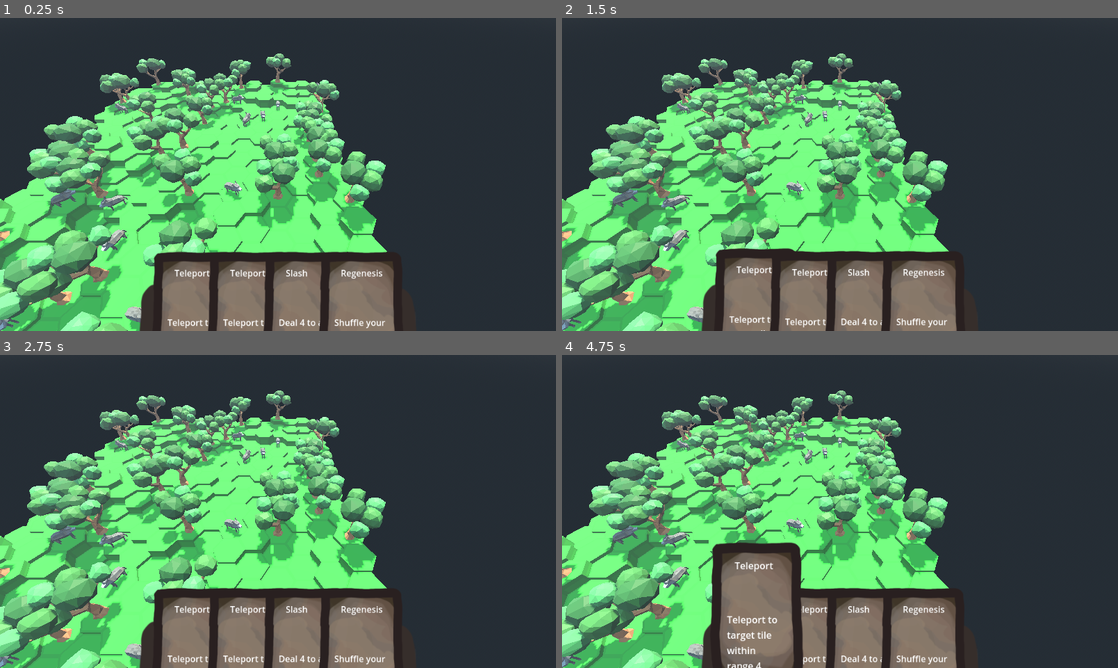
Above: before the commit, frames 1-4 (two rows, left to right).
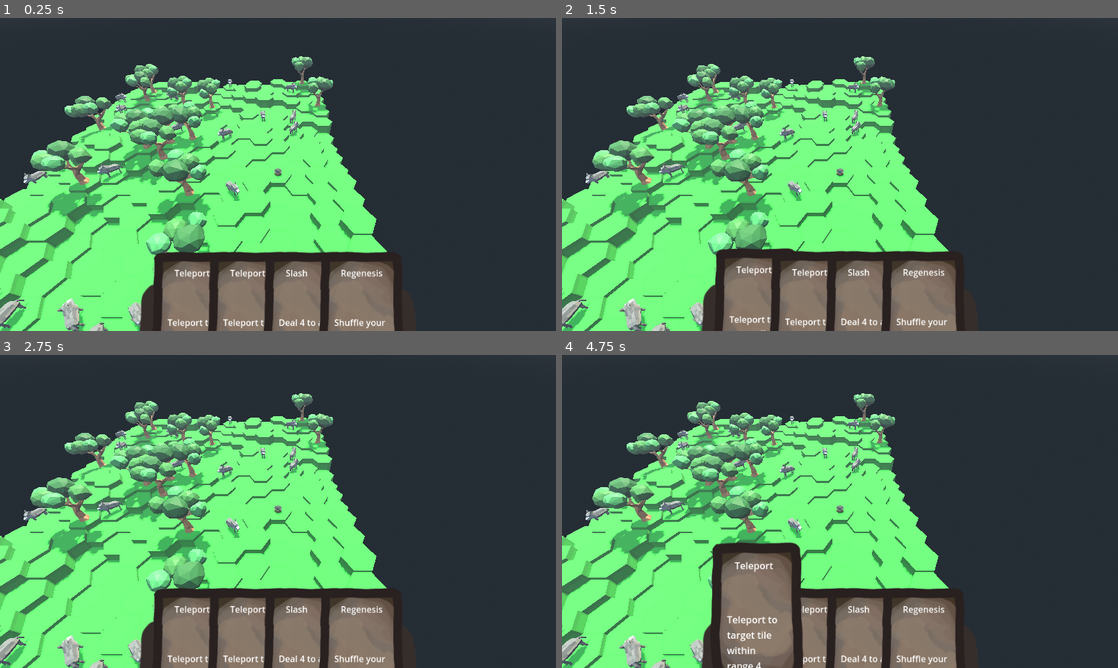
Above: after the commit, the same moments.

Repository: Boyquotes/nomad-realms-expeditions
Game: Godot game, scene res://NREGameContext.tscn
Two runs of this game, one before a commit and one after it. Both use one fixed random seed, a clock stepped at 60 frames per second and the inputs below.
Inputs (mouse positions are in pixels of both pictures, inside the frame that each line leads up to):
- Up to frame 1 (0.25 s): no input
- Up to frame 2 (1.5 s): drag from (840, 136) to (756, 315) at 0.52 s; drag from (728, 190) to (840, 136) at 1.27 s
- Up to frame 3 (2.75 s): tap Enter at 2 s; move the mouse to (333, 442) at 2.02 s; hold Middle mouse button (rotate_camera) from 2.03 s (still down); click (333, 442) at 2.3 s
- Up to frame 4 (4.75 s): release Middle mouse button (rotate_camera) at 2.75 s; tap Space at 2.75, 4.25 s; drag from (812, 574) to (840, 489) at 2.77 s; tap Enter at 3.5 s; move the mouse to (1006, 558) at 3.52 s; click (1006, 558) at 3.6 s; drag from (673, 464) to (756, 652) at 4.27 s

The runs differ from the first frame. In frame 1, 21% of the frame differs, in the area x 0-70%, y 11-100%; in frame 2, 21%; in frame 3, 21%; in frame 4, 20%.

Commit message:
Add target predicates, create WorldPos

Diff:
--- a/NREGameContext.tscn
+++ b/NREGameContext.tscn
@@ -51,5 +51,6 @@
 light_energy = 0.705
 shadow_enabled = true
 
+[connection signal="card_played_event" from="NomadsGameInput" to="NomadsGameLogic" method="_on_nomads_game_input_card_played_event"]
 [connection signal="card_looking_for_target" from="UICardDashboard" to="NomadsGameInput" method="_on_UICardDashboard_card_looking_for_target"]
 [connection signal="card_not_looking_for_target" from="UICardDashboard" to="NomadsGameInput" method="_on_UICardDashboard_card_not_looking_for_target"]
--- a/Scenes/GameInput/NomadsGameInput.gd
+++ b/Scenes/GameInput/NomadsGameInput.gd
@@ -1,5 +1,7 @@
 extends Node3D
 class_name NomadsGameInput
+
+signal card_played_event(card_player, card, card_target)
 
 var card_looking_for_target: WorldCard
 var ui_card_dashboard: UICardDashBoard
@@ -37,29 +39,28 @@
 			if card_target != null:
 				# Unhighlight previous target
 				card_target.highlighted = false
-			card_target = intersected.collider.get_parent()
-			if card_target is Tile:
+			var potential_target = intersected.collider.get_parent()
+			var target_predicate = card_effect.target_predicate
+			if target_predicate != null && target_predicate.call(nomad, potential_target):
+				card_target = intersected.collider.get_parent()
 				card_target.highlighted = true
 			else:
-				card_target.highlighted = true
+				card_target = null
 	detect_card_play()
 
 func detect_card_play():
-	if Input.is_action_just_released("interact"):
-		var card: = card_looking_for_target.card
-		print("You just played a card: ", card_looking_for_target.card.name, \
-			" on ", card_target)
-		card.effect.expression.handle(nomad, card_target)
-		if card_target != null:
-			card_target.highlighted = false
-			card_target = null
-		# TODO: push an event instead of handling logic inside input
-		nomad.card_dashboard.discard.append(card_looking_for_target)
-		var hand: = nomad.card_dashboard.hand
-		hand.remove_at(hand.find(card_looking_for_target))
-		card_looking_for_target.free()
-		card_looking_for_target = null
-		ui_card_dashboard.card_played_cleanup()
+	if !Input.is_action_just_released("interact"):
+		return
+	var card: = card_looking_for_target.card
+	var target_predicate = card.effect.target_predicate
+	if target_predicate != null && !target_predicate.call(nomad, card_target):
+		return
+	emit_signal("card_played_event", nomad, card_looking_for_target, card_target)
+	card_looking_for_target = null
+	ui_card_dashboard.card_played_cleanup()
+	if card_target != null:
+		card_target.highlighted = false
+		card_target = null
 
 func _on_UICardDashboard_card_looking_for_target(card: WorldCard) -> void:
 	card_looking_for_target = card
--- a/Scenes/GameLogic/NomadsGameLogic.gd
+++ b/Scenes/GameLogic/NomadsGameLogic.gd
@@ -29,7 +29,7 @@
 	# Generate a random position to spawn the nomad
 	var z = randi() % world_map.tiles.size()
 	var x = randi() % world_map.tiles[0].size()
-	nomad.position = world_map.tiles[z][x].position
+	nomad.world_pos = WorldPos.new(0, 0, x, z)
 	nomad.position.y += world_map.tiles[z][x].height * Tile.TILE_HEIGHT_SCALE
 	actors.add_child(nomad)
 
@@ -41,6 +41,18 @@
 	var z = randi() % world_map.tiles.size()
 	var x = randi() % world_map.tiles[0].size()
 	actors.add_child(boss)
-	boss.coordinates = Vector2i(x, z)
+	boss.world_pos = WorldPos.new(0, 0, x, z)
 	boss.position.y += world_map.tiles[z][x].height * Tile.TILE_HEIGHT_SCALE + 10
-	print("NomadsGameLogic.gd: BOSS SPAWNED AT ", boss.coordinates, "!")
+	print("NomadsGameLogic.gd: BOSS SPAWNED AT ", boss.world_pos, "!")
+
+
+func _on_nomads_game_input_card_played_event(card_player: CardPlayer, card: WorldCard, card_target):
+	var card_model = card.card
+	print("You just played a card: ", card_model.name, " on ", card_target)
+	card_model.effect.expression.handle(card_player, card_target)
+	# TODO: push an event instead of handling logic inside input
+	card_player.card_dashboard.discard.append(card)
+	var hand: = card_player.card_dashboard.hand
+	hand.remove_at(hand.find(card))
+	card.free()
+	card = null
--- a/Scenes/Map/Tile.gd
+++ b/Scenes/Map/Tile.gd
@@ -12,7 +12,7 @@
 @onready var hexagon: MeshInstance3D = $Hexagon
 
 func initialize(x: int, z: int, h: int, color: Color) -> void:
-	self.coordinates = Vector2i(x, z)
+	self.world_pos = WorldPos.new(0, 0, x, z)
 	height = h
 	scale.y = height * TILE_HEIGHT_SCALE
 
--- a/Scenes/Map/WorldMap.gd
+++ b/Scenes/Map/WorldMap.gd
@@ -28,39 +28,19 @@
 			tile.set_name("Tile" + str(x) + "_" + str(z))
 			add_child(tile)
 			tiles[-1].append(tile)
-			generate_tree(x, z, tile)
 
 func generate_actors() -> void:
 	for z in range(16):
 		for x in range(16):
 			var tile: Tile = tiles[z][x]
-			var rand: = randi() % 20
+			var rand: = randi() % 15
 			if rand == 0:
 				var tree: TreeActor = tree_scene.instantiate()
-				var position = Vector2(x, z)
-				tree.position.x = 1.5 * x
+				tree.world_pos = WorldPos.new(0, 0, x, z)
 				tree.position.y = tile.scale.y
-				tree.position.z = sqrt(3) * z
-				if x % 2 == 1:
-					tree.position.z += sqrt(3) * 0.5
 				add_child(tree)
 			elif rand == 1:
 				var wolf: WolfActor = wolf_scene.instantiate()
-				var position = Vector2(x, z)
-				wolf.position.x = 1.5 * x
+				wolf.world_pos = WorldPos.new(0, 0, x, z)
 				wolf.position.y = tile.scale.y
-				wolf.position.z = sqrt(3) * z
-				if x % 2 == 1:
-					wolf.position.z += sqrt(3) * 0.5
 				add_child(wolf)
-
-func generate_tree(x, z, tile) -> void:
-	if randi() % 10 == 0:
-		var tree: TreeActor = tree_scene.instantiate()
-		var position = Vector2(x, z)
-		tree.position.x = 1.5 * x
-		tree.position.y = tile.scale.y
-		tree.position.z = sqrt(3) * z
-		if x % 2 == 1:
-			tree.position.z += sqrt(3) * 0.5
-		add_child(tree)
--- a/Scenes/Model/Card/CardEffect.gd
+++ b/Scenes/Model/Card/CardEffect.gd
@@ -7,7 +7,7 @@
 
 # A mask
 var target_type: int
-var target_predicate
+var target_predicate # Callable, aka Function in Java
 var expression: CardExpression
 
 func _init(target_type: int, target_predicate, expression: CardExpression):
--- a/Scenes/Model/Card/Expression/TeleportExpression.gd
+++ b/Scenes/Model/Card/Expression/TeleportExpression.gd
@@ -4,5 +4,5 @@
 func handle(player: CardPlayer, target: GameObject):
 	print("REEEEE")
 	var tile: = target as Tile
-	player.coordinates = tile.coordinates
+	player.world_pos = tile.world_pos
 	player.position.y = tile.scale.y
--- a/Scenes/Model/Card/GameCards.gd
+++ b/Scenes/Model/Card/GameCards.gd
@@ -7,10 +7,14 @@
 # target_type: int, target_predicate: Callable, expression: CardExpression
 var TELEPORT: = GameCard.new("Teleport", 1, \
 	"Teleport to target tile within range 4", BASIC, \
-	CardEffect.new(0b0001, null, TeleportExpression.new()))
+	CardEffect.new(0b0001, range_predicate(4), TeleportExpression.new()))
 var REGENESIS: = GameCard.new("Regenesis", 10, \
 	"Shuffle your discard into your deck", BASIC, \
 	CardEffect.new(0b0000, null, RegenesisExpression.new()))
 var SLASH: = GameCard.new("Slash", 1, \
 	"Deal 4 to a target within range 2", BASIC, \
-	CardEffect.new(0b1110, null, MeleeDamageExpression.new(4)))
+	CardEffect.new(0b1110, range_predicate(2), MeleeDamageExpression.new(4)))
+
+func range_predicate(range: int) -> Callable:
+	return func(cp, ct):
+		return ct != null && ct.world_pos.distance_to(cp.world_pos) <= range
--- a/Scenes/Model/GameObject/GameObject.gd
+++ b/Scenes/Model/GameObject/GameObject.gd
@@ -3,10 +3,15 @@
 
 var id: int
 
-var coordinates: Vector2i : set = set_coordinates
+var world_pos: WorldPos : set = set_world_pos
 
-func set_coordinates(c: Vector2i) -> void:
-	coordinates = c
-	position.x = 1.5 * c.x
+func set_world_pos(pos: WorldPos) -> void:
+	world_pos = pos
+	var tx: = pos.tile_pos.x
+	var ty: = pos.tile_pos.y
+	var net_x: int = pos.chunk_pos.x * 16 + tx
+	var net_y: int = pos.chunk_pos.y * 16 + ty
+
+	position.x = 1.5 * net_x
 	# Offset y by half a tile if x is odd
-	position.z = sqrt(3) * (c.y + 0.5 * (c.x % 2))
+	position.z = sqrt(3) * (net_y + 0.5 * (tx % 2))
--- a/Scenes/Model/GameObject/Nomad.gd
+++ b/Scenes/Model/GameObject/Nomad.gd
@@ -23,10 +23,13 @@
 	if camera_target_pivot.position.length_squared() < 0.0001:
 		camera_target_pivot.position = Vector3.ZERO
 
-func set_coordinates(c: Vector2i) -> void:
-	var prev_cam_target_pos = camera_target_pivot.global_position
-	super.set_coordinates(c)
-	camera_target_pivot.global_position = prev_cam_target_pos
+func set_world_pos(pos: WorldPos) -> void:
+	if is_inside_tree():
+		var prev_cam_target_pos = camera_target_pivot.global_position
+		super.set_world_pos(pos)
+		camera_target_pivot.global_position = prev_cam_target_pos
+	else:
+		super.set_world_pos(pos)
 
 
 func set_highlighted(h: bool) -> void:
--- /dev/null
+++ b/Scenes/Model/WorldPos.gd
@@ -0,0 +1,37 @@
+extends Object
+class_name WorldPos
+
+var chunk_pos: Vector2i
+var tile_pos: Vector2i
+
+func _init(cx, cy, tx, ty):
+	chunk_pos = Vector2i(cx, cy)
+	tile_pos = Vector2i(tx, ty)
+
+func shifted() -> bool:
+	return tile_pos.x % 2 == 1
+
+func distance_to(other: WorldPos) -> int:
+	var diff: = other.tile_pos - tile_pos + (other.chunk_pos - chunk_pos) * 16
+	var absDiffX: int = abs(diff.x)
+
+	var yDiffAchievedGoingAlongX: int
+	if shifted() == other.shifted():
+		yDiffAchievedGoingAlongX = absDiffX / 2
+	elif shifted():
+		if diff.y < 0:
+			yDiffAchievedGoingAlongX = absDiffX / 2
+		else:
+			yDiffAchievedGoingAlongX = (absDiffX + 1) / 2
+	else:
+		if diff.y < 0:
+			yDiffAchievedGoingAlongX = (absDiffX + 1) / 2
+		else:
+			yDiffAchievedGoingAlongX = absDiffX / 2
+	if yDiffAchievedGoingAlongX >= abs(diff.y):
+		return absDiffX
+	else:
+		return absDiffX + abs(diff.y) - yDiffAchievedGoingAlongX
+
+func _to_string():
+	return "WorldPos[" + str(chunk_pos.x) + ", " + str(chunk_pos.y) + "][" + str(tile_pos.x) + ", " + str(tile_pos.y) + "]"
--- a/project.godot
+++ b/project.godot
@@ -148,6 +148,11 @@
 "class": &"WorldMap",
 "language": &"GDScript",
 "path": "res://Scenes/Map/WorldMap.gd"
+}, {
+"base": "Object",
+"class": &"WorldPos",
+"language": &"GDScript",
+"path": "res://Scenes/Model/WorldPos.gd"
 }]
 _global_script_class_icons={
 "Actor": "",
@@ -177,7 +182,8 @@
 "UICardHand": "",
 "WolfActor": "",
 "WorldCard": "",
-"WorldMap": ""
+"WorldMap": "",
+"WorldPos": ""
 }
 
 [application]
